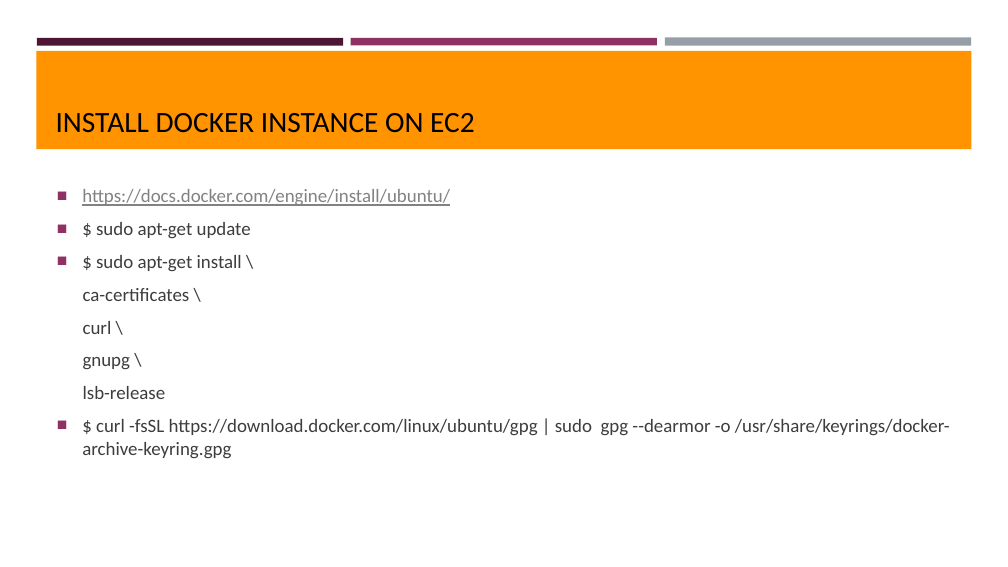
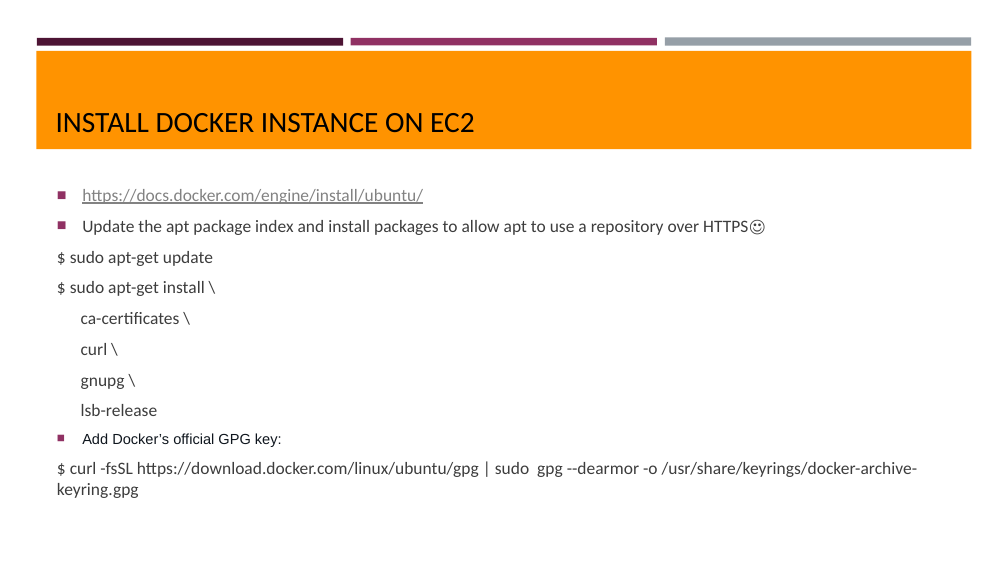
Before and after one commit to thulsidk1/k8s-jenkins-aws, a slide deck: slide 19 of Jenkins-Deploy-toK8S.pptx. Drawn at 1008x567 pixels with LibreOffice and Linux fonts; fonts in the diff are those of the drawing; background and template pictures are left out. Boxes give left, top, right and bottom in pixels: in the first picture for what was removed or moved away, otherwise in the second. Text is boxed around its words. In the diff, an @@ line names an element or a change of style, - is before the commit and + after.

```diff
--- a/Jenkins-Deploy-toK8S.pptx
+++ b/Jenkins-Deploy-toK8S.pptx
@@ text at <box>70,189,918,477</box>: size 18 to 16.6 pt in "https://docs.docker.com/engine/install/ubuntu/", "$ sudo apt-get update", "$ sudo apt-get install \", "ca-certificates \" and 4 more places; bullet ■ to none @@
@@ text at <box>82,219,765,235</box>: paragraph added @@
+■ Update the apt package index and install packages to allow apt to use a repository over HTTPS☺
@@ text at <box>82,433,282,447</box>: paragraph added @@
+■ Add Docker’s official GPG key:
```
Also in this commit, not shown: 9 other slides changed.
